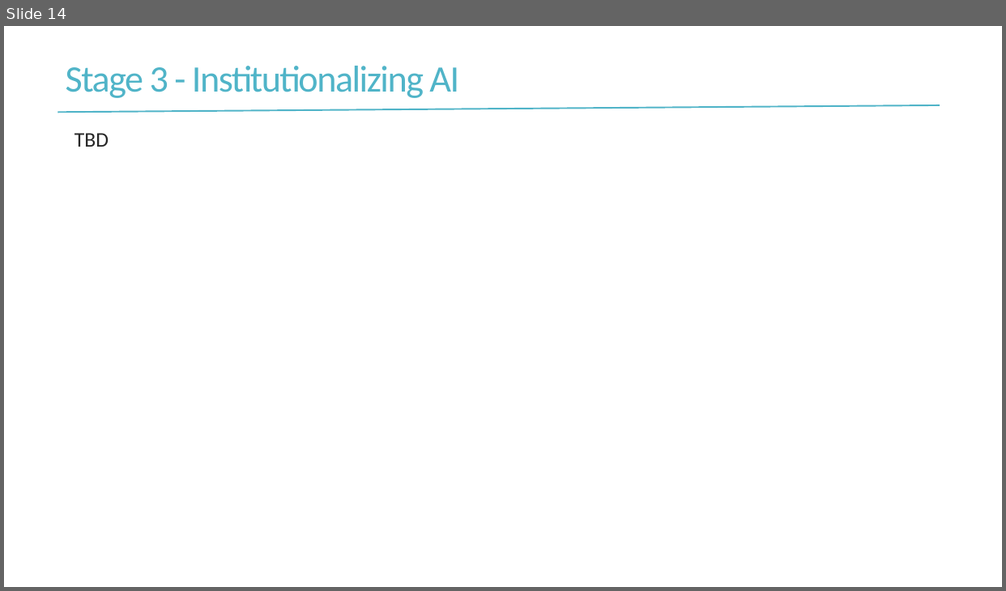
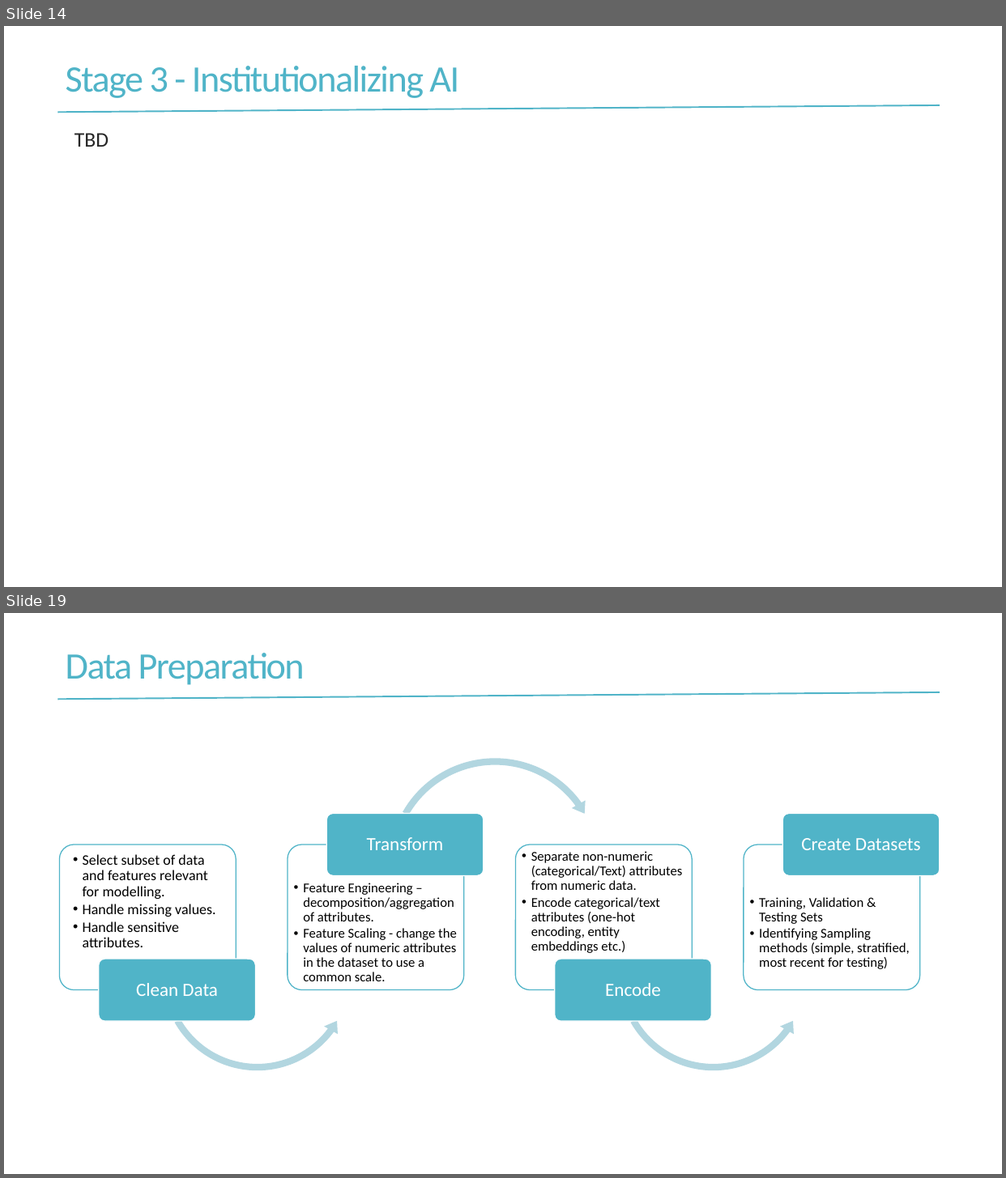
Before and after one commit to ranata/dm, a slide deck: cognitive-ecommercev0.3.pptx. Shown one above the other, each under a label of ours: slide 14 before the commit, slides 14 and 19 after it; the slides between them are not shown. The pictures are 1006x591 and 1006x1178 pixels, drawn with LibreOffice and Linux fonts; fonts in the diff are those of the drawing. Boxes give left, top, right and bottom in pixels: in the first picture for what was removed or moved away, otherwise in the second. Text is boxed around its words. In the diff, an @@ line names an element or a change of style, - is before the commit and + after.

```diff
--- a/cognitive-ecommercev0.3.pptx
+++ b/cognitive-ecommercev0.3.pptx
@@ slide 19 added at (4,613,1002,1174), background #FFFFFF; not listed: 1 template element that a slide beside it also shows @@
@@ title added at (66,653,305,685), 36 pt, text #50B4C8 @@
+Data Preparation
@@ group added at (59,754,940,1076): 8 rounded rectangles, 8 texts, 2 left circular arrows, 1 circular arrow @@
+  • Select subset of data and features relevant for modelling.
+  • Handle missing values.
+  • Handle sensitive attributes.
+Clean Data
+  • Feature Engineering – decomposition/aggregation of attributes.
+  • Feature Scaling - change the values of numeric attributes in the dataset to use a common scale.
+Transform
+  • Separate non-numeric (categorical/Text) attributes from numeric data.
+  • Encode categorical/text attributes (one-hot encoding, entity embeddings etc.)
+Encode
+  • Training, Validation & Testing Sets
+  • Identifying Sampling methods (simple, stratified, most recent for testing)
+Create Datasets
```
Also in this commit, not shown: 3 slides changed, 4 other slides added, 1 slide removed.
